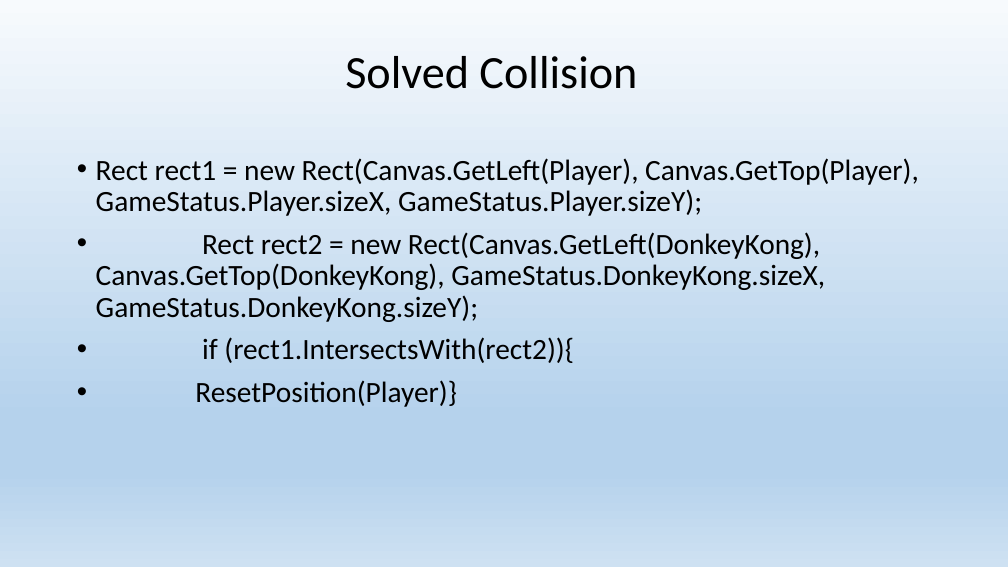
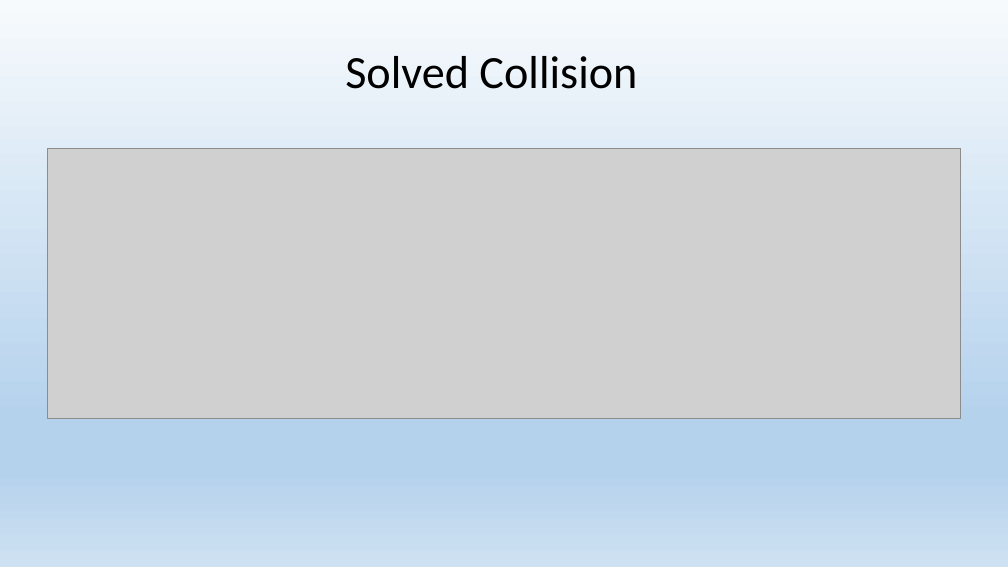
Before and after one commit to DrLandrov/BackToTheFutureGame, a slide deck: slide 8 of Presentation BTTF.pptx (slide 10 before the commit). Drawn at 1008x567 pixels with LibreOffice and Linux fonts; fonts in the diff are those of the drawing; grey boxes stand for pictures. Boxes give left, top, right and bottom in pixels: in the first picture for what was removed or moved away, otherwise in the second. Text is boxed around its words. In the diff, an @@ line names an element or a change of style, - is before the commit and + after.

```diff
--- a/Presentation BTTF.pptx
+++ b/Presentation BTTF.pptx
@@ picture added at (48,149,960,418) @@
@@ text removed at (96,158,919,407) @@
-• Rect rect1 = new Rect(Canvas.GetLeft(Player), Canvas.GetTop(Player), GameStatus.Player.sizeX, GameStatus.Player.sizeY);
-• Rect rect2 = new Rect(Canvas.GetLeft(DonkeyKong), Canvas.GetTop(DonkeyKong), GameStatus.DonkeyKong.sizeX, GameStatus.DonkeyKong.sizeY);
-• if (rect1.IntersectsWith(rect2)){
-• ResetPosition(Player)}
```
Also in this commit, not shown: 6 other slides changed, 1 slide added, 2 other files.
